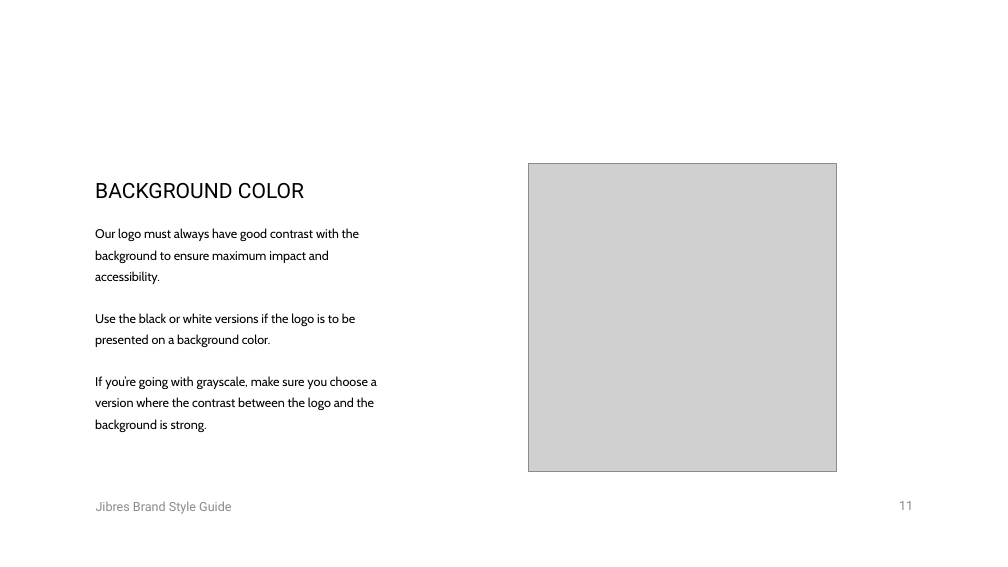
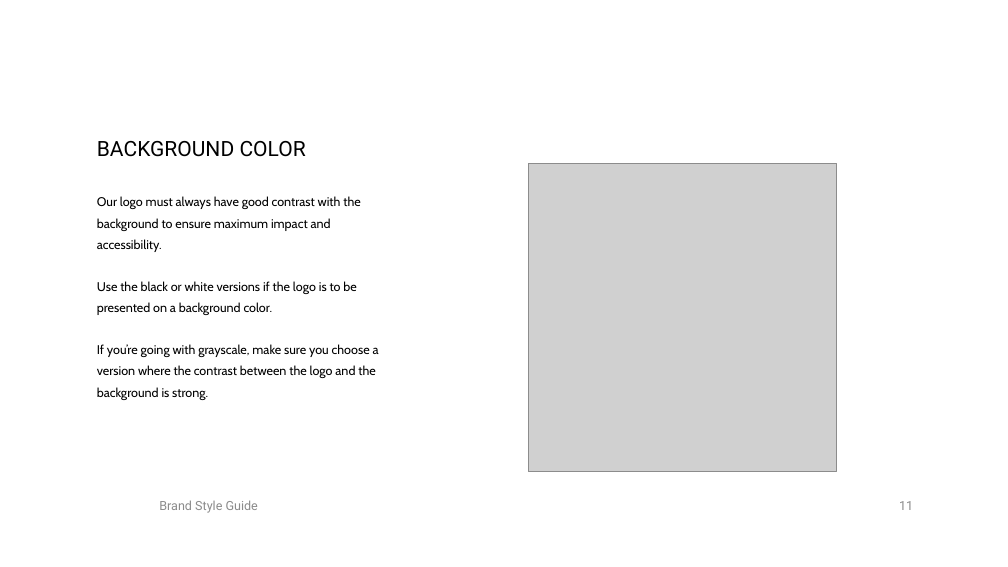
Before and after one commit to jibres/Jibres-logo, a slide deck: slide 11 of styleguide/Jibres-brand-styleguide.pptx. Drawn at 1008x567 pixels with LibreOffice and Linux fonts; fonts in the diff are those of the drawing; grey boxes stand for pictures; background and template pictures are left out. Boxes give left, top, right and bottom in pixels: in the first picture for what was removed or moved away, otherwise in the second. Text is boxed around its words. In the diff, an @@ line names an element or a change of style, - is before the commit and + after.

Commit message:
updat styleguide

```diff
--- a/styleguide/Jibres-brand-styleguide.pptx
+++ b/styleguide/Jibres-brand-styleguide.pptx
@@ title "BACKGROUND COLOR": place and size @@
-title "BACKGROUND COLOR" at bbox=[95, 183, 304, 199]
+title "BACKGROUND COLOR" at bbox=[97, 141, 306, 157]
@@ text "Our logo must always have ...": place and size @@
-text "Our logo must always have ..." at bbox=[95, 228, 377, 432]
+text "Our logo must always have ..." at bbox=[97, 196, 379, 400]
@@ text at bbox=[159, 500, 258, 513]: text changed @@
-Jibres Brand Style Guide
+Brand Style Guide
```
Also in this commit, not shown: 10 other slides changed, 2 slides added, 2 slides removed.
